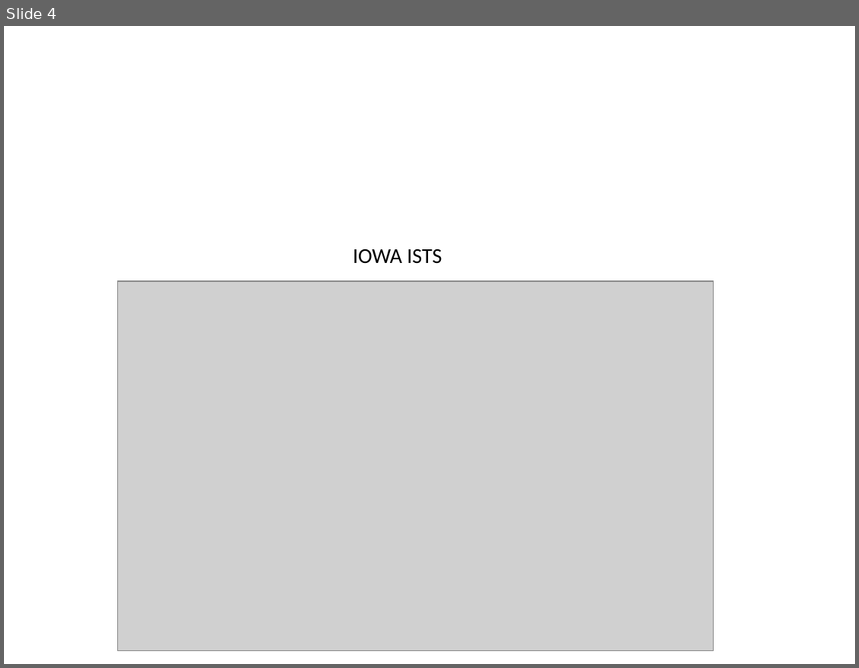
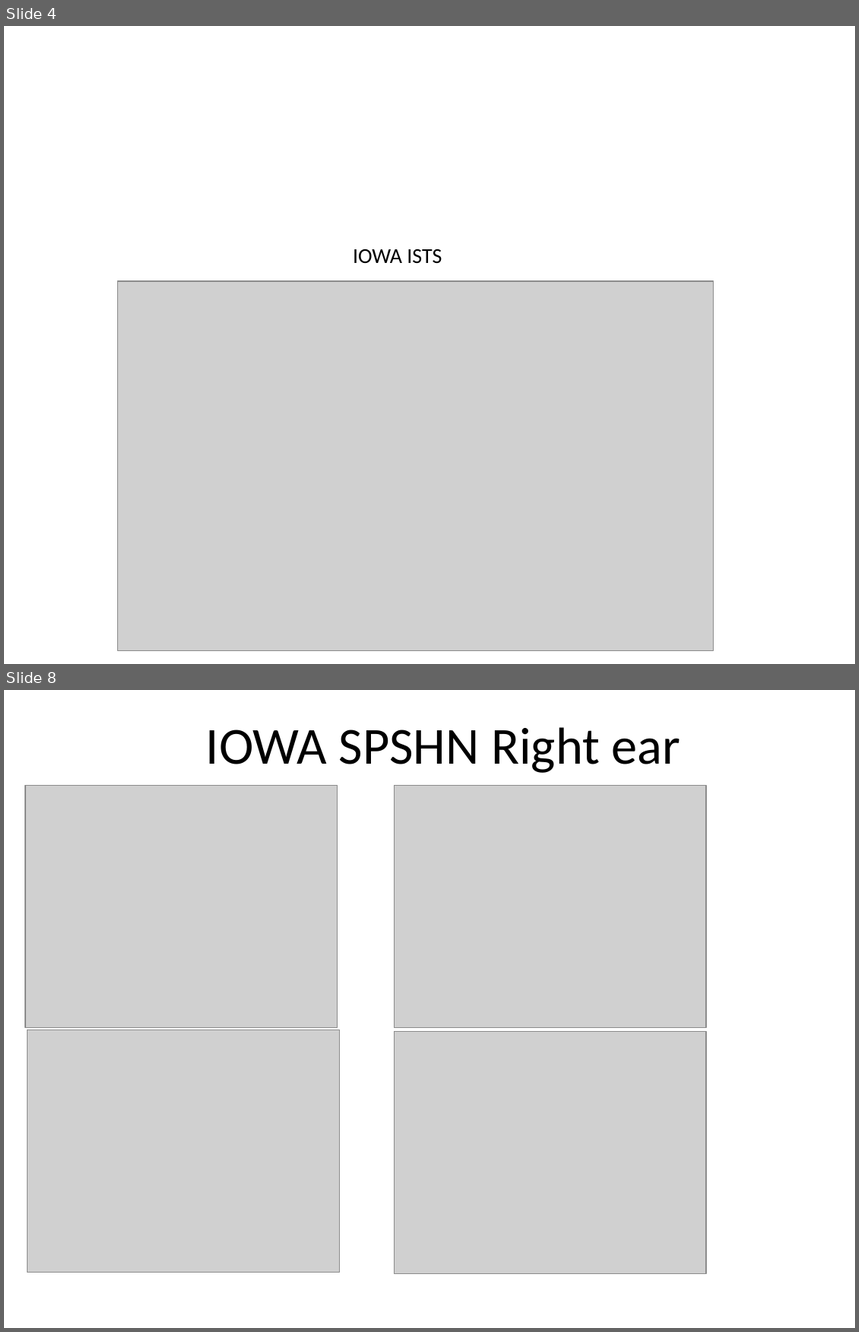
Before and after one commit to mkeomec/SNR-Analysis, a slide deck: STM_HASPI-1-10-2019.pptx. Shown one above the other, each under a label of ours: slide 4 before the commit, slides 4 and 8 after it; the slides between them are not shown. The pictures are 859x668 and 859x1332 pixels, drawn with LibreOffice and Linux fonts; fonts in the diff are those of the drawing; grey boxes stand for pictures. Boxes give left, top, right and bottom in pixels: in the first picture for what was removed or moved away, otherwise in the second. Text is boxed around its words. In the diff, an @@ line names an element or a change of style, - is before the commit and + after.

```diff
--- a/STM_HASPI-1-10-2019.pptx
+++ b/STM_HASPI-1-10-2019.pptx
@@ slide 8 added at bbox=[4, 690, 855, 1328], background #FFFFFF @@
@@ text added at bbox=[206, 727, 681, 773], 44 pt, text #000000 @@
+IOWA SPSHN Right ear
@@ picture added at bbox=[25, 785, 338, 1028] @@
@@ picture added at bbox=[394, 785, 706, 1028] @@
@@ picture added at bbox=[27, 1030, 339, 1272] @@
@@ picture added at bbox=[394, 1031, 706, 1274] @@
```
Also in this commit, not shown: 2 slides changed, 1 other slide added, 8 other files.
